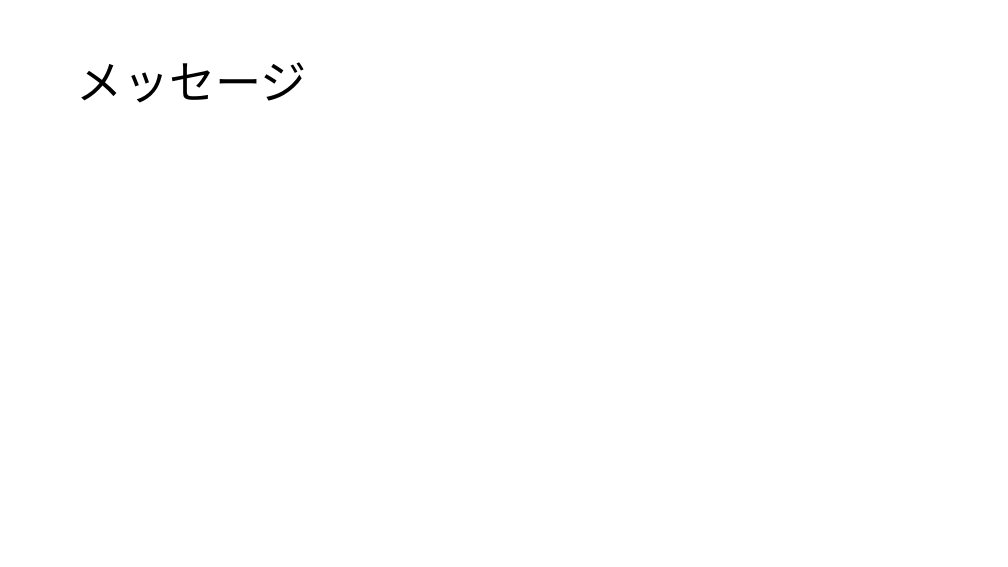
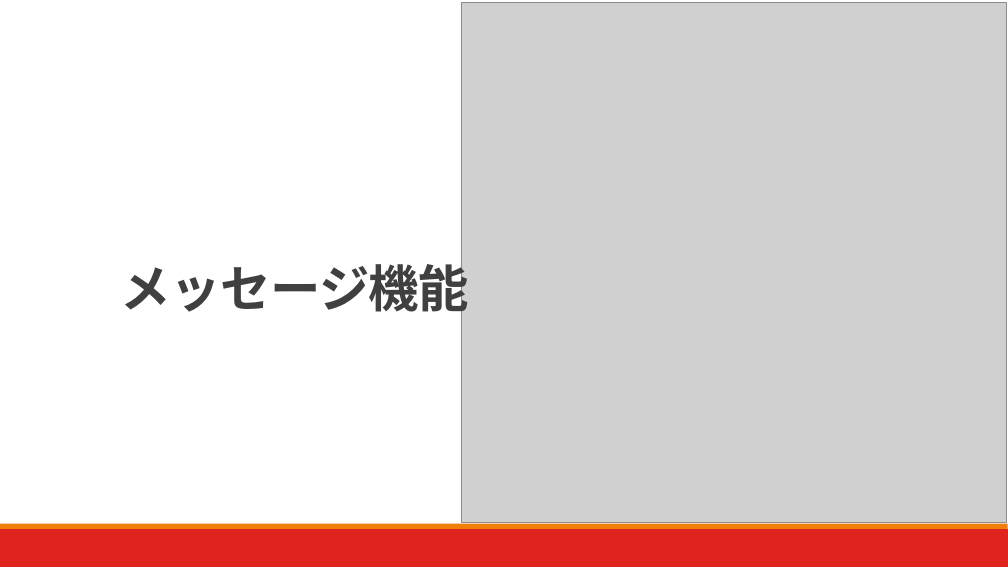
Before and after one commit to yu-kobatake/kfc, a slide deck: slide 12 of KFC発表資料.pptx (slide 9 before the commit). Drawn at 1008x567 pixels with LibreOffice and Linux fonts; fonts in the diff are those of the drawing; grey boxes stand for pictures. Boxes give left, top, right and bottom in pixels: in the first picture for what was removed or moved away, otherwise in the second. Text is boxed around its words. In the diff, an @@ line names an element or a change of style, - is before the commit and + after.

```diff
--- a/KFC発表資料.pptx
+++ b/KFC発表資料.pptx
@@ picture added at (461, 3, 1007, 523) @@
@@ title "メッセージ機能" at (121, 256, 469, 320): vertical alignment middle to bottom @@
@@ title at (121, 256, 469, 320): text changed; size 44 to 48 pt; font Noto Sans CJK JP to Calibri; text colour #000000 to #404040; bold on @@
-メッセージ
+メッセージ機能
@@ rectangle added at (0, 529, 1008, 567), fill #E1231E @@
@@ rectangle added at (0, 524, 1008, 529), fill #F07F09 @@
```
Also in this commit, not shown: 9 other slides changed, 6 slides added, 1 other file.
